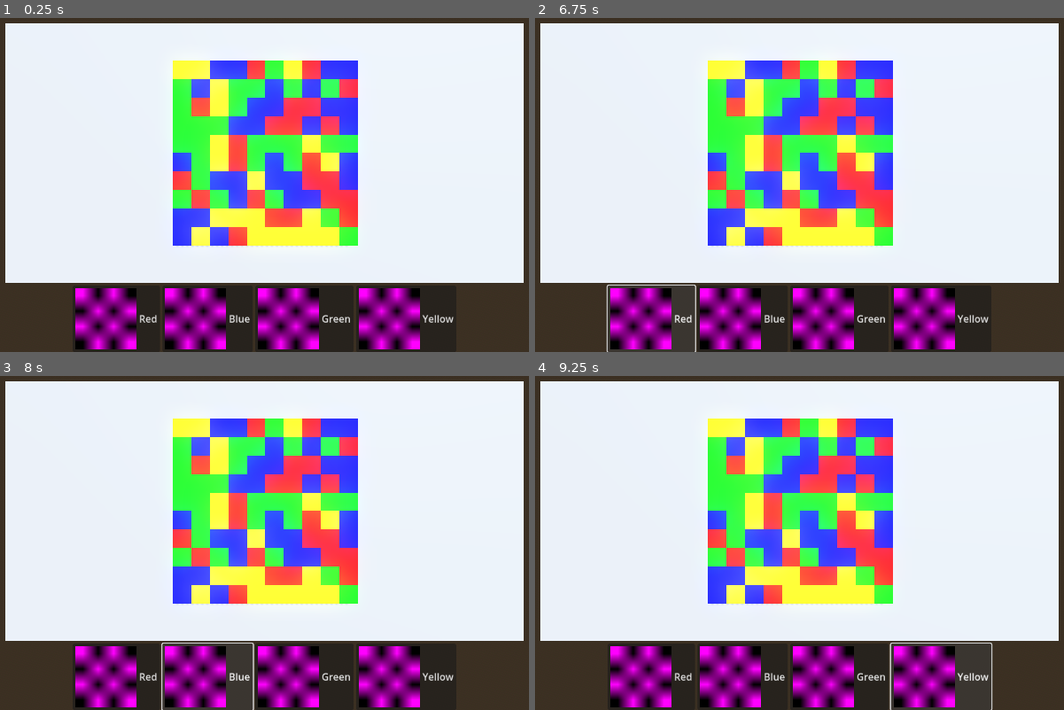
Above: before the commit, frames 1-4 (two rows, left to right).
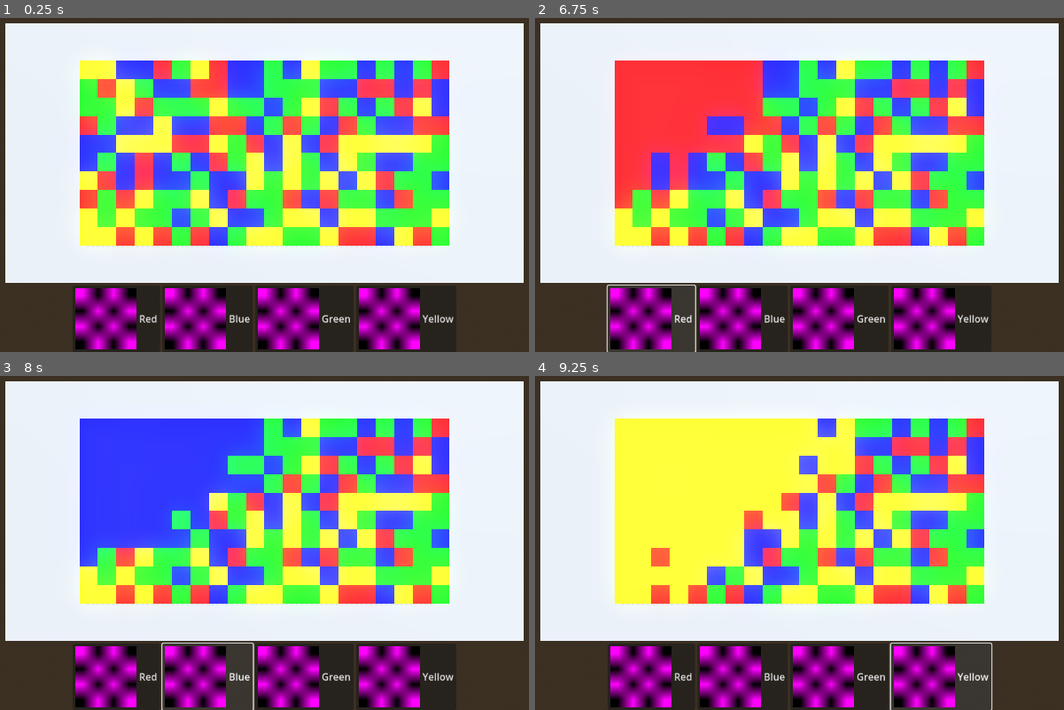
Above: after the commit, the same moments.

Repository: jarmibe7/FloodChess
Game: Godot game, scene res://scenes/levels/main_scene.tscn
Two runs of this game, one before a commit and one after it. Both use one fixed random seed, a clock stepped at 60 frames per second and the inputs below.
Inputs:
- Up to frame 1 (0.25 s): no input
- Up to frame 2 (6.75 s): click "Red" at 0.5 s; click "Blue" at 1.25 s; click "Green" at 2 s; click "Yellow" at 2.75 s; click "Red" at 3.5 s; click "Blue" at 4.25 s; click "Green" at 5 s; click "Yellow" at 5.75 s; click "Red" at 6.5 s
- Up to frame 3 (8 s): click "Blue" at 7.25 s
- Up to frame 4 (9.25 s): click "Green" at 8 s; click "Yellow" at 8.75 s

The runs differ from the first frame. In frame 1, 34% of the frame differs, in the area x 15-85%, y 12-69%; in frame 2, 35%; in frame 3, 35%; in frame 4, 36%.

Commit message:
Finished prototype

Diff:
--- a/scenes/board.tscn
+++ b/scenes/board.tscn
@@ -4,4 +4,3 @@
 
 [node name="Board" type="Node3D"]
 script = ExtResource("1_bw3vb")
-grid_length = 10
--- a/scenes/levels/main_scene.tscn
+++ b/scenes/levels/main_scene.tscn
@@ -37,7 +37,8 @@
 transform = Transform3D(1, 0, 0, 0, -4.37114e-08, 1, 0, -1, -4.37114e-08, 0, 15, 0)
 
 [node name="Board" parent="." instance=ExtResource("1_ybdc1")]
-transform = Transform3D(1, 0, 0, 0, 1, 0, 0, 0, 1, 0.0460572, 0, -0.00445712)
+
+[node name="GameManager" type="Node3D" parent="."]
 
 [node name="CanvasLayer" type="CanvasLayer" parent="."]
 
--- a/scripts/board.gd
+++ b/scripts/board.gd
@@ -22,10 +22,7 @@
 	"""
 	Helper function for determining whether a given point is in board bounds.
 	"""
-	if pos[0] < 0 or pos[0] <= grid_length or pos[1] < 0 or pos[1] <= grid_height:
-		return false
-	else:
-		return true
+	return pos.x >= 0 and pos.x < grid_length and pos[1] >= 0 and pos[1] < grid_height
 
 func _update_visuals() -> void:
 	for y in range(grid_height):
@@ -122,6 +119,9 @@
 
 	if check_win():
 		print("You Win! Sexy beast...")
+		generate_board()
+		_init_controlled(start_pos)
+		_update_visuals()
 
 
 #
@@ -157,7 +157,7 @@
 	controlled.clear()
 	for y in range(grid_height):
 		controlled.append([])
-		for x in range(grid_height):
+		for x in range(grid_length):
 			controlled[y].append(false)
 
 #
